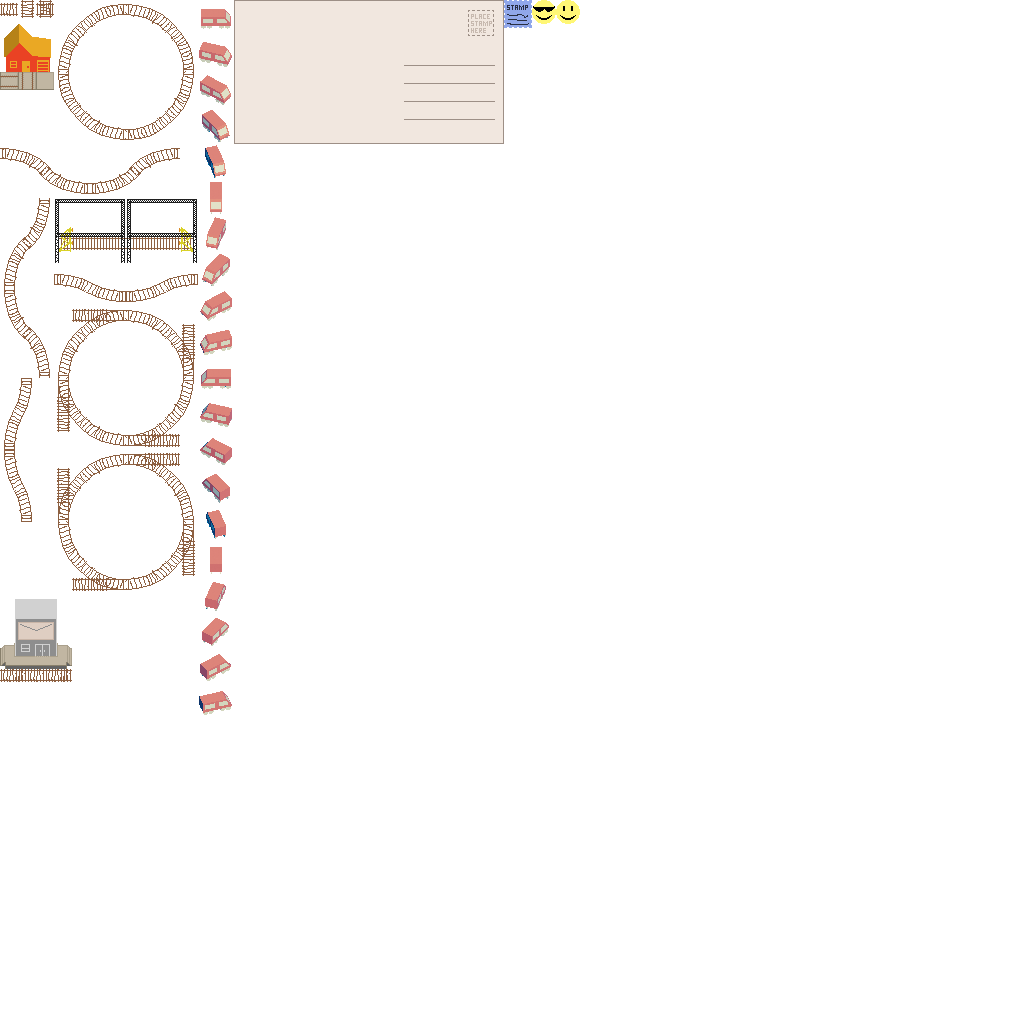
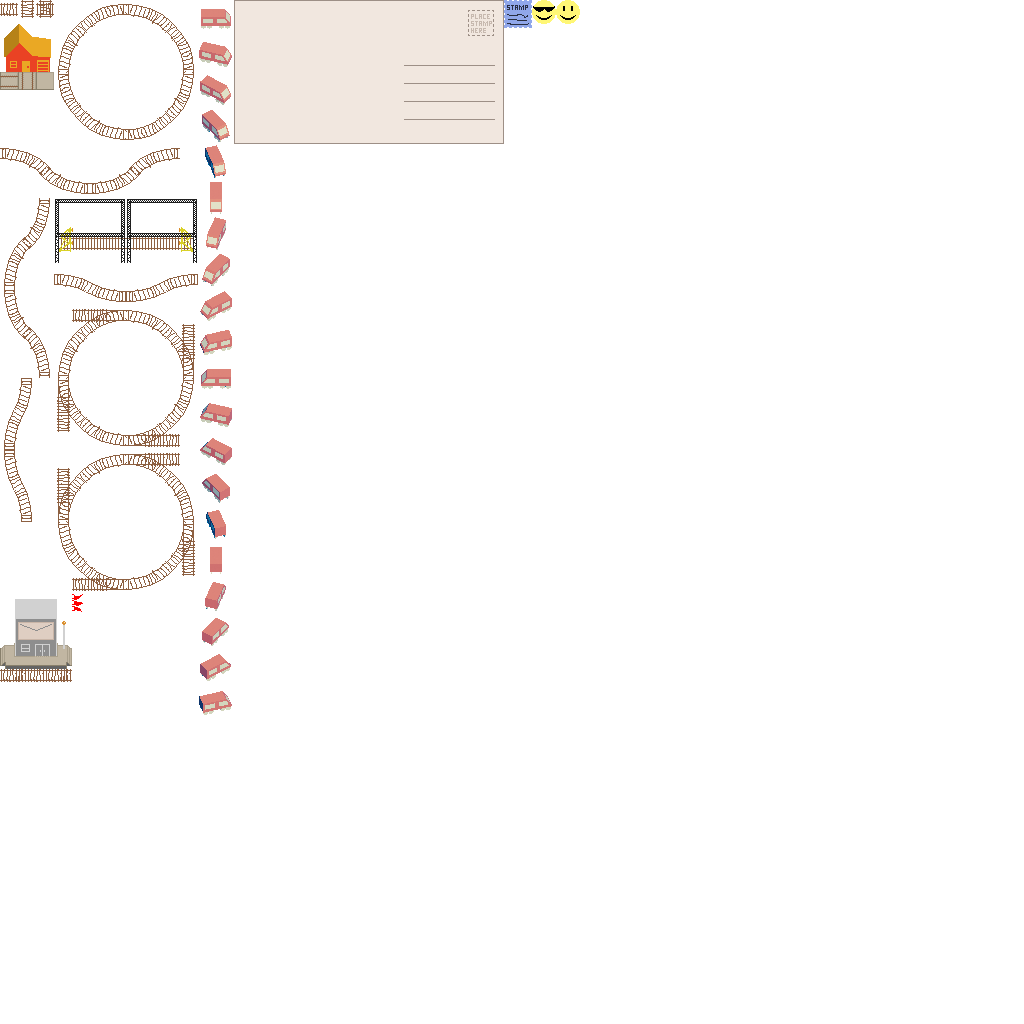
Layered file, before and after one edit (1024x1024). Changes by layer:
added layer "Layer" above "base.png" over [72, 594, 83, 612]
painted on "base.png" over [62, 621, 66, 649]
